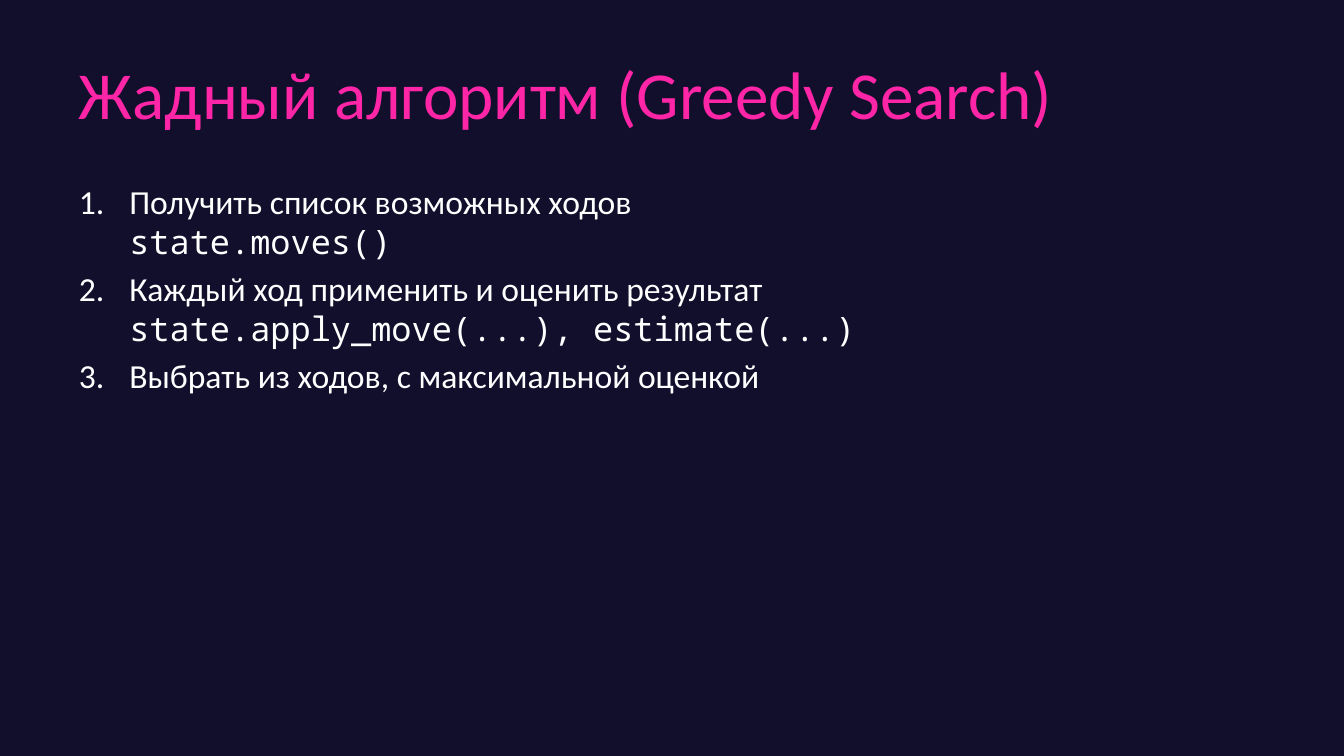
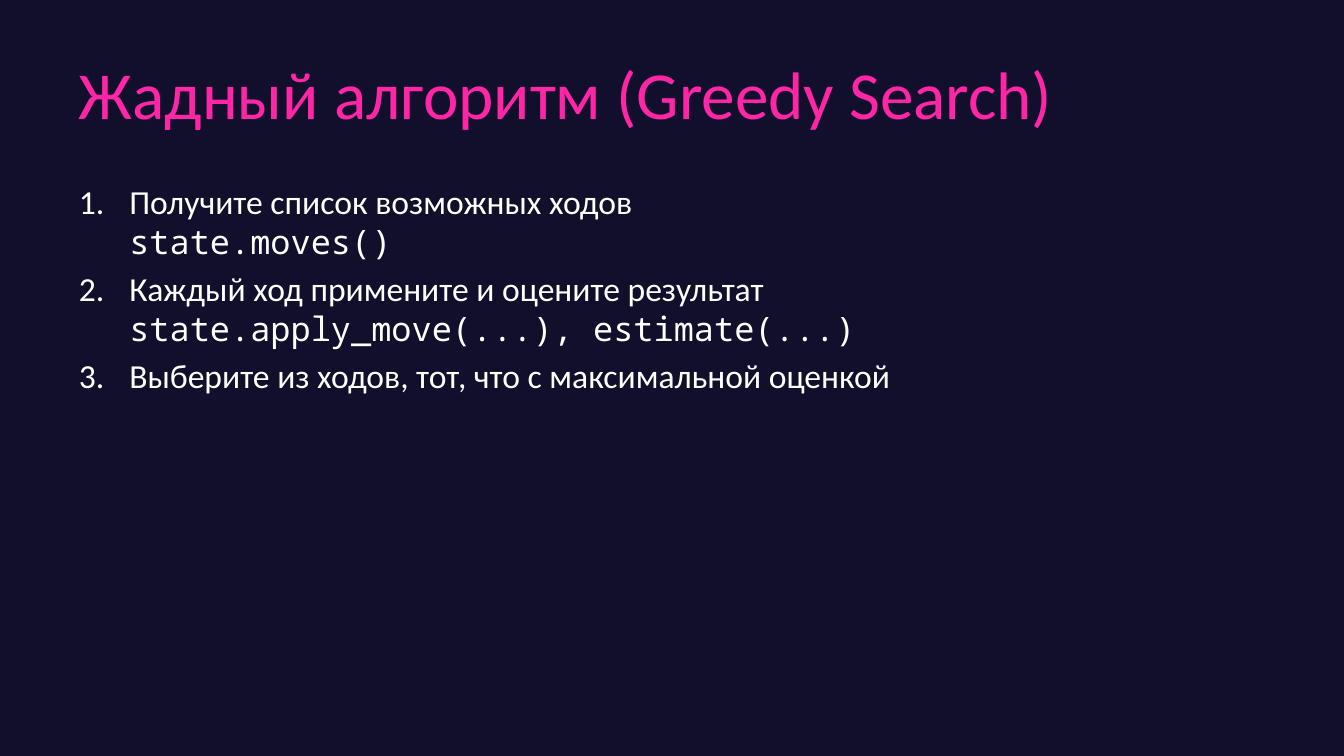
Before and after one commit to game-ai-course/game-ai-school, a slide deck: slide 26 of slides/online_4dx1.5h/day2-greedy.pptx (slide 22 before the commit). Drawn at 1344x756 pixels with LibreOffice and Linux fonts; fonts in the diff are those of the drawing. Boxes give left, top, right and bottom in pixels: in the first picture for what was removed or moved away, otherwise in the second. Text is boxed around its words. In the diff, an @@ line names an element or a change of style, - is before the commit and + after.

```diff
--- a/slides/online_4dx1.5h/day2-greedy.pptx
+++ b/slides/online_4dx1.5h/day2-greedy.pptx
@@ text at [129,192,890,394]: text changed @@
-1. Получить список возможных ходов
-   state.moves()
-2. Каждый ход применить и оценить результат
-   state.apply_move(...), estimate(...)
-3. Выбрать из ходов, с максимальной оценкой
+1. Получите список возможных ходов
+   state.moves()
+2. Каждый ход примените и оцените результат
+   state.apply_move(...), estimate(...)
+3. Выберите из ходов, тот, что с максимальной оценкой
```
Also in this commit, not shown: 8 other slides changed, 5 slides added, 1 slide removed, 1 other file.
